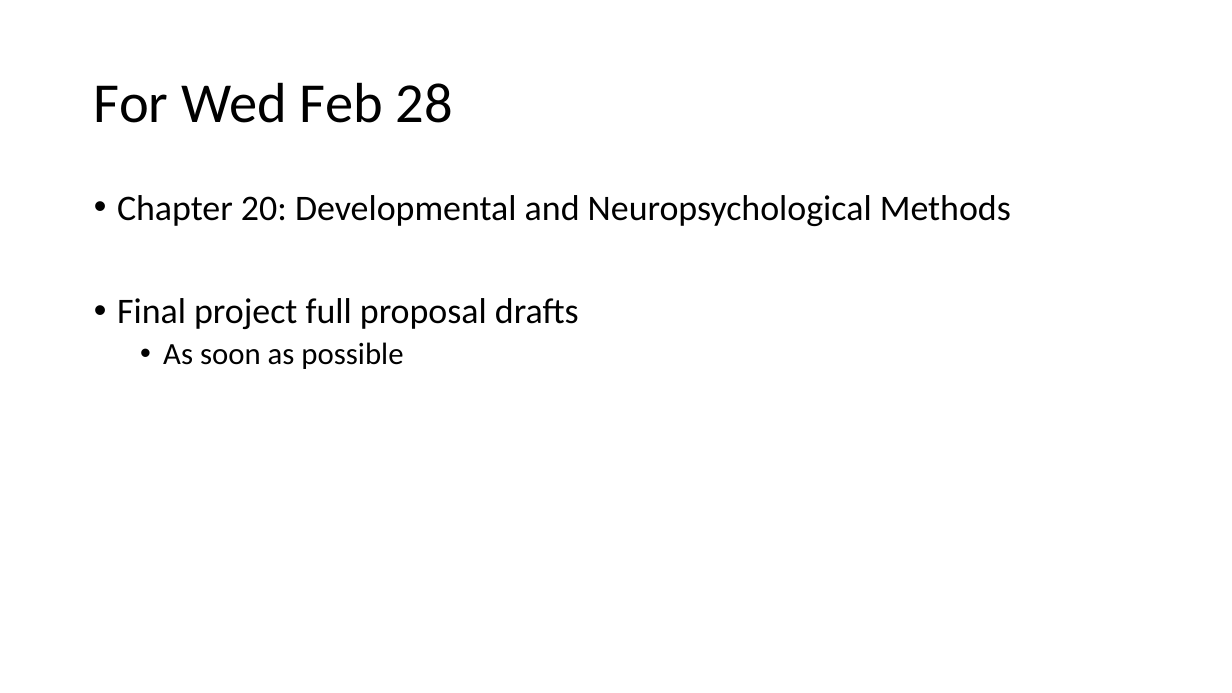
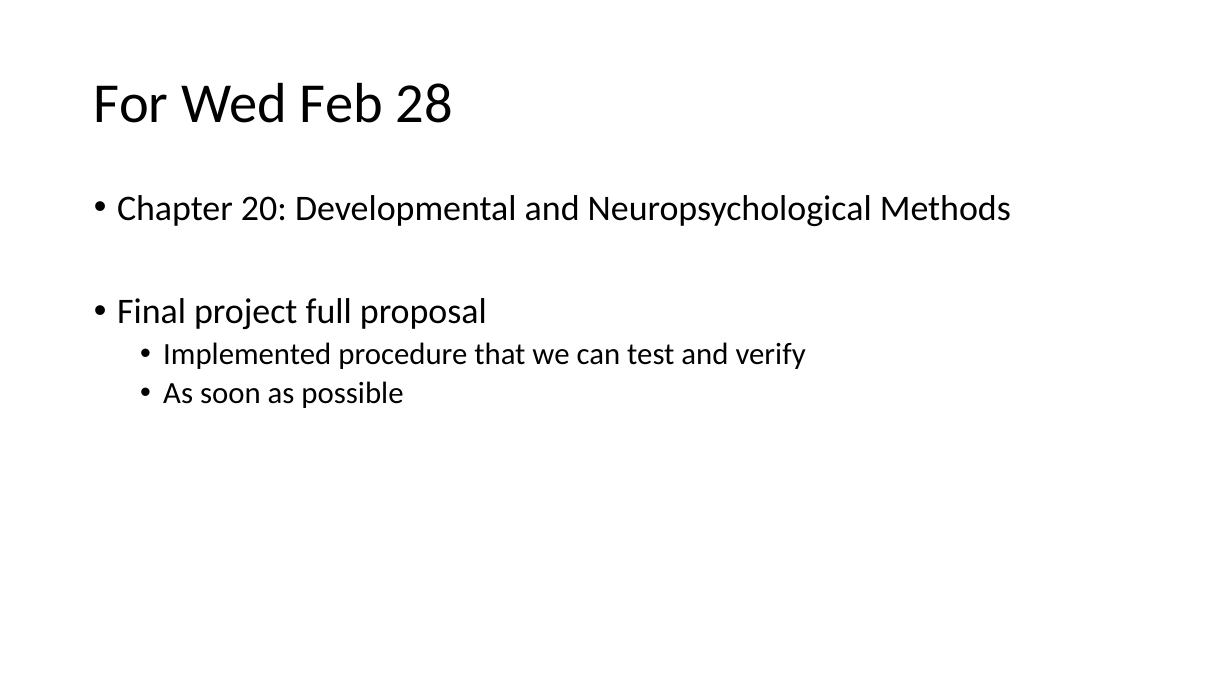
Before and after one commit to preber/Research-Methods, a slide deck: slide 17 of Class Slides 2024/Class 23.pptx (slide 20 before the commit). Drawn at 1232x693 pixels with LibreOffice and Linux fonts; fonts in the diff are those of the drawing. Boxes give left, top, right and bottom in pixels: in the first picture for what was removed or moved away, otherwise in the second. Text is boxed around its words. In the diff, an @@ line names an element or a change of style, - is before the commit and + after.

```diff
--- a/Class Slides 2024/Class 23.pptx
+++ b/Class Slides 2024/Class 23.pptx
@@ text at bbox=[117, 298, 806, 369]: text changed; size 28 to 24 pt @@
-• Final project full proposal drafts
+• Final project full proposal
+  • Implemented procedure that we can test and verify
```
Also in this commit, not shown: 2 other slides changed, 5 slides added, 8 slides removed, 11 other files.
